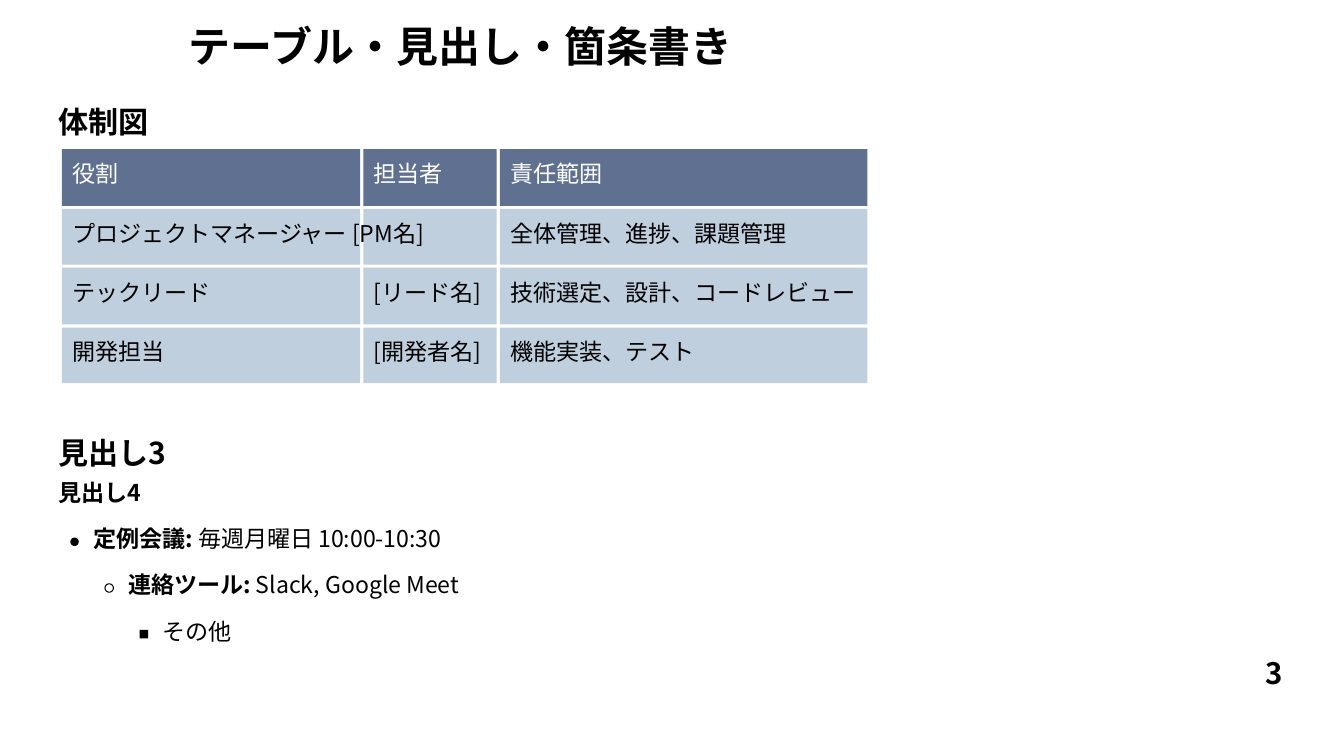
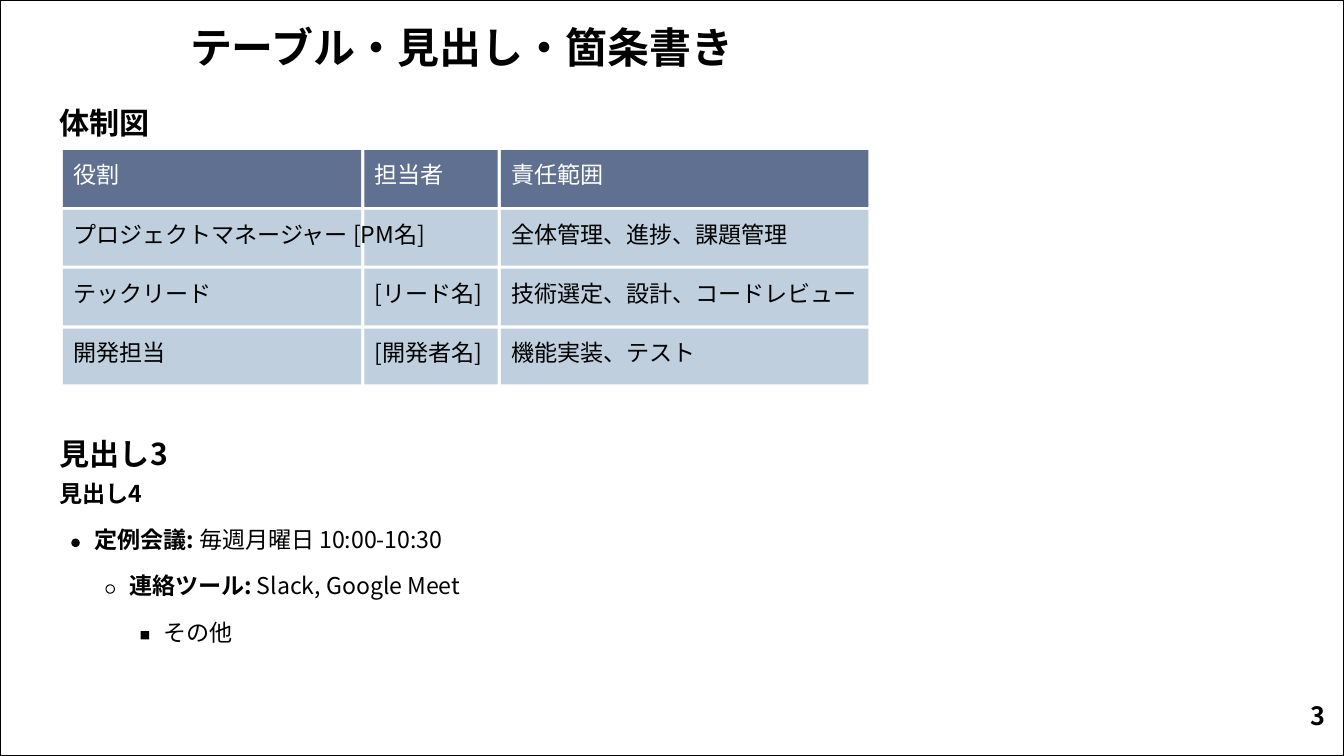
Before and after one commit to sdkn104/misc, a slide deck: slide 3 of Comp/Marp/marp.pptx. Drawn at 1344x756 pixels with LibreOffice and Linux fonts; fonts in the diff are those of the drawing; background and template pictures are left out. Boxes give left, top, right and bottom in pixels: in the first picture for what was removed or moved away, otherwise in the second. Text is boxed around its words. In the diff, an @@ line names an element or a change of style, - is before the commit and + after.

```diff
--- a/Comp/Marp/marp.pptx
+++ b/Comp/Marp/marp.pptx
@@ freeform shape added at box(1, 1, 1344, 756), outline #000000 0.74 pt @@
@@ freeform shape at box(106, 585, 114, 593): outline redrawn @@
@@ freeform shape at box(141, 631, 149, 639): outline redrawn @@
@@ text "3": place and size @@
-text "3" at box(1265, 662, 1282, 685)
+text "3" at box(1310, 706, 1325, 726)
@@ text "3" at box(1310, 706, 1325, 726): size 21 to 18 pt @@
```
Also in this commit, not shown: 12 other slides changed, 5 other files.
